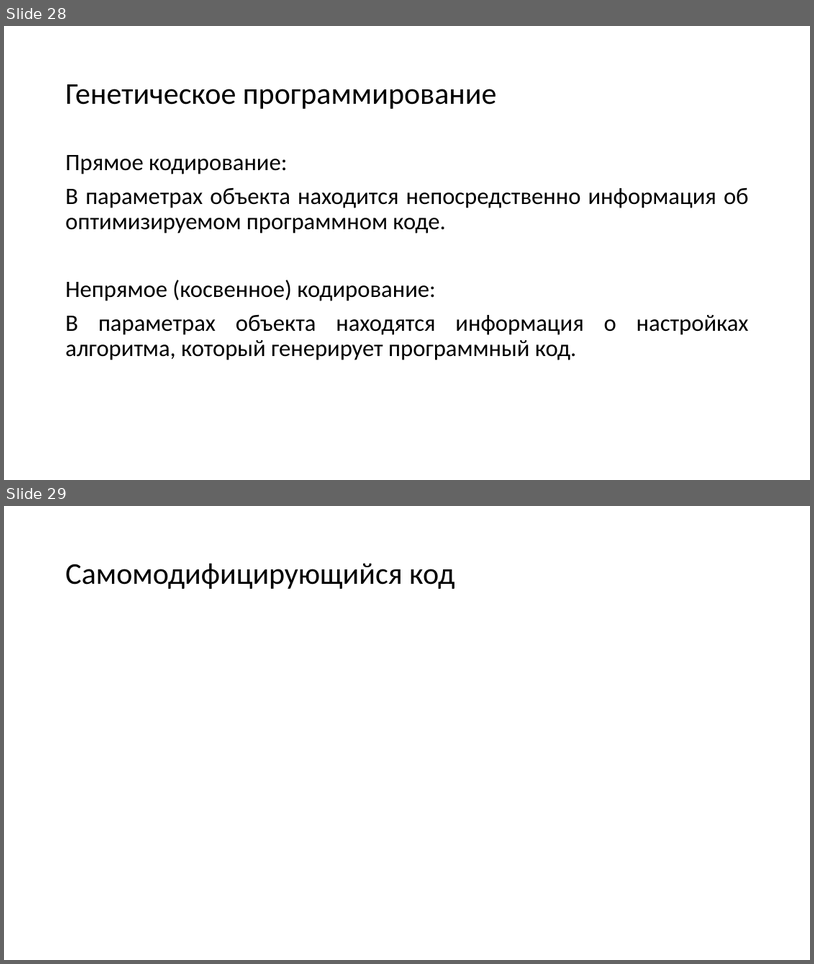
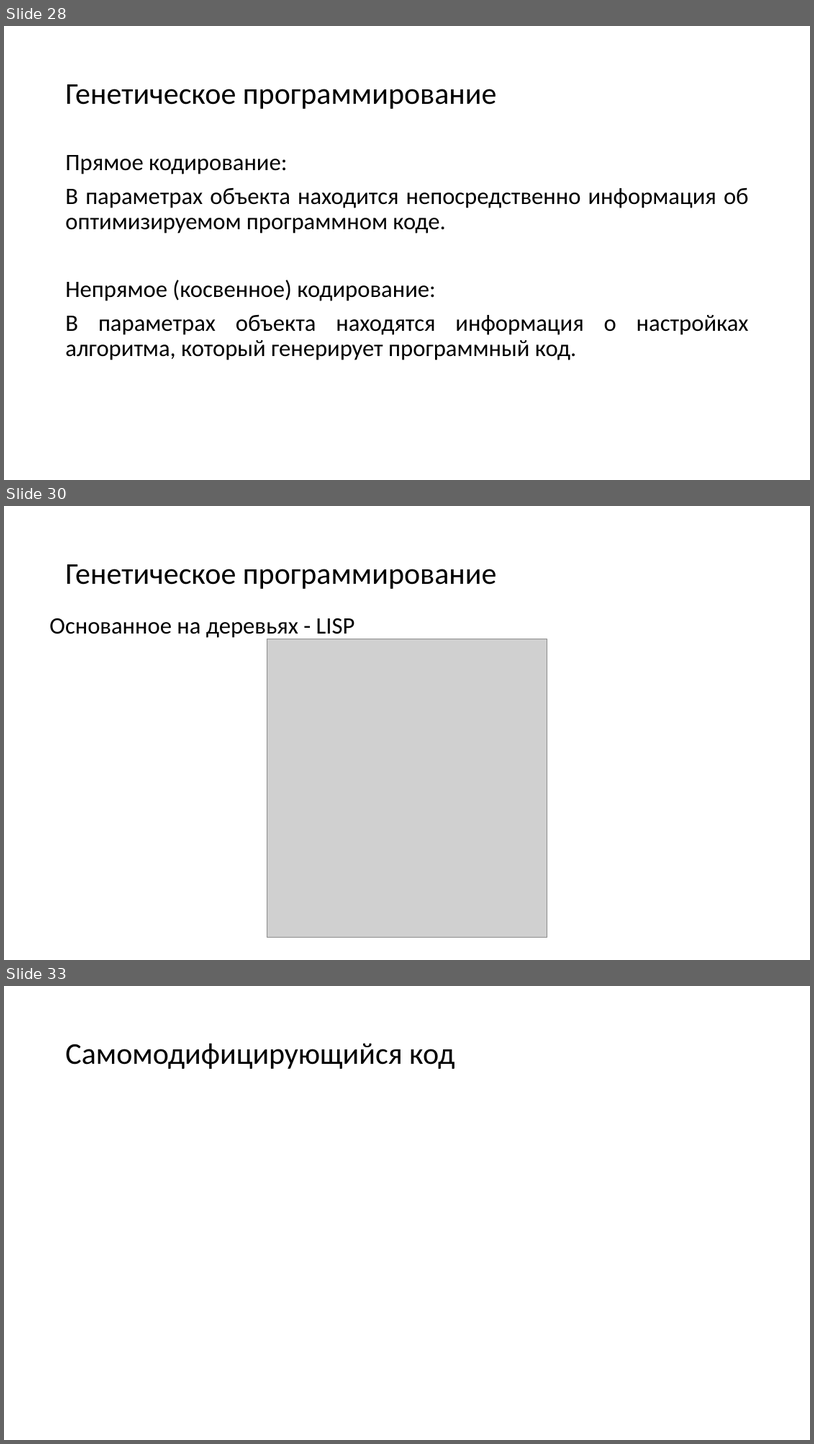
Before and after one commit to mosalov/AI_main_lectures, a slide deck: Лекция 15.pptx. Shown one above the other, each under a label of ours: slides 28 and 29 before the commit, slides 28, 30 and 33 after it; the slides between them are not shown. The pictures are 814x964 and 814x1444 pixels, drawn with LibreOffice and Linux fonts; fonts in the diff are those of the drawing; grey boxes stand for pictures. Boxes give left, top, right and bottom in pixels: in the first picture for what was removed or moved away, otherwise in the second. Text is boxed around its words. In the diff, an @@ line names an element or a change of style, - is before the commit and + after.

```diff
--- a/Лекция 15.pptx
+++ b/Лекция 15.pptx
@@ slide 30 added at [4, 506, 810, 960], background #FFFFFF @@
@@ title added at [65, 564, 497, 589], 36 pt, text #000000 @@
+Генетическое программирование
@@ text added at [49, 618, 355, 639], 28 pt, text #000000 @@
+Основанное на деревьях - LISP
@@ picture added at [267, 638, 547, 937] @@
@@ what was slide 29 is now slide 33 @@
```
Also in this commit, not shown: 3 other slides added.
